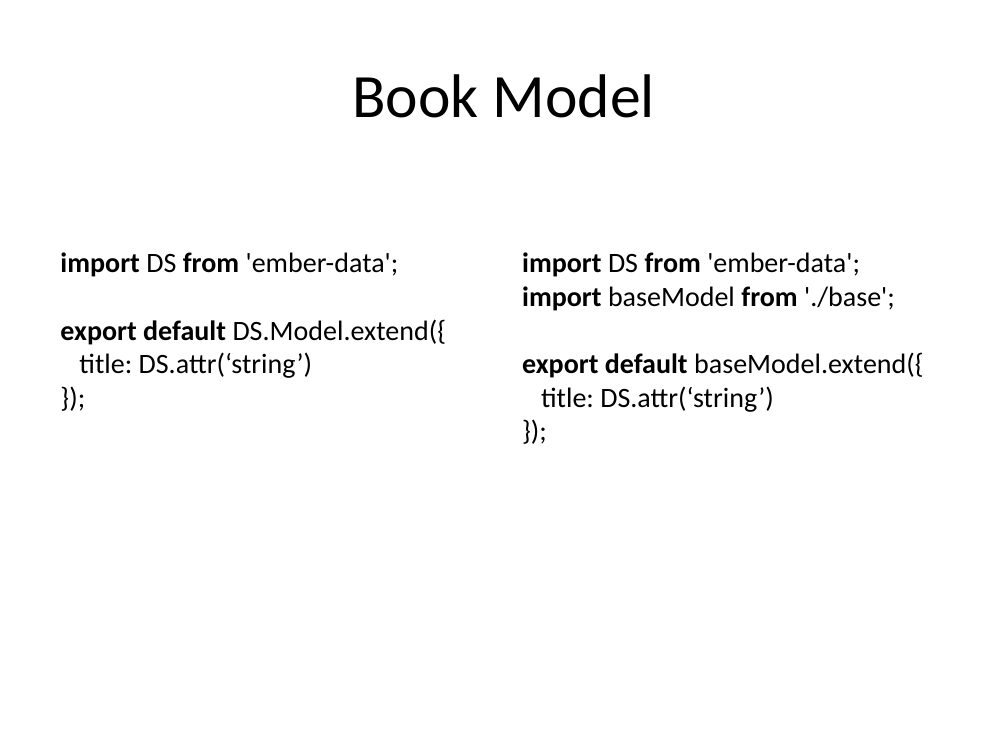
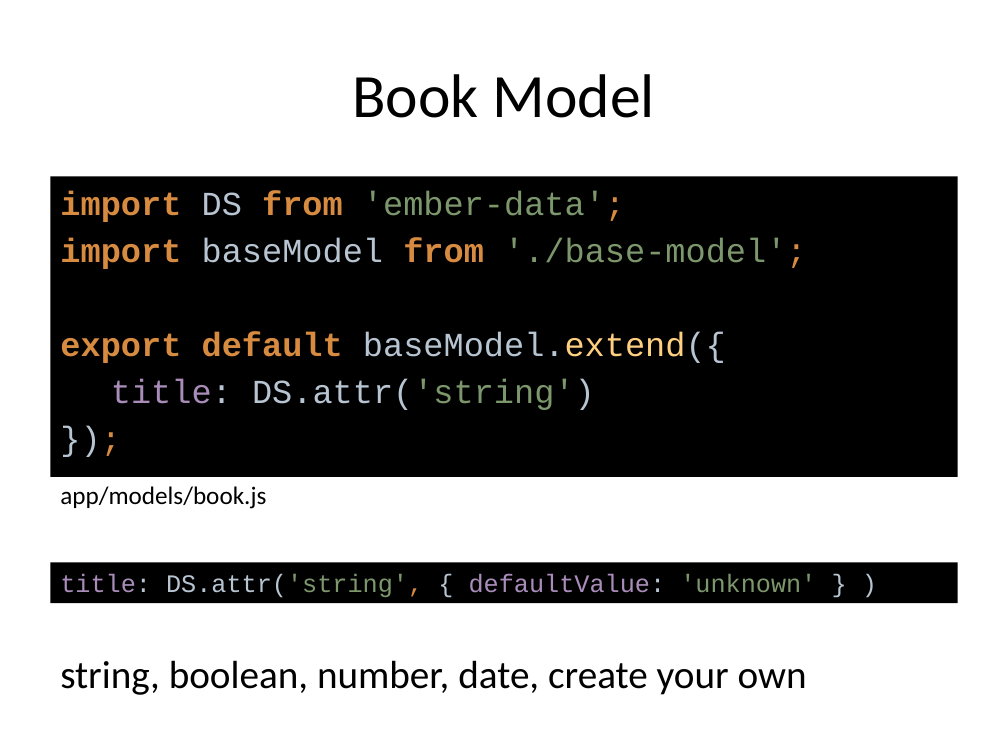
Before and after one commit to cah-brian-gantzler/ember-data-demo1, a slide deck: slide 16 of ember-data-demo1.pptx (slide 17 before the commit). Drawn at 1008x756 pixels with LibreOffice and Linux fonts; fonts in the diff are those of the drawing. Boxes give left, top, right and bottom in pixels: in the first picture for what was removed or moved away, otherwise in the second. Text is boxed around its words. In the diff, an @@ line names an element or a change of style, - is before the commit and + after.

```diff
--- a/ember-data-demo1.pptx
+++ b/ember-data-demo1.pptx
@@ text "import DS from 'ember-data';": place and size @@
-text "import DS from 'ember-data';" at box(522, 252, 924, 412)
+text "import DS from 'ember-data';" at box(50, 176, 958, 477)
@@ text "import DS from 'ember-data';" at box(50, 176, 958, 477): fill none to #000000 @@
@@ text at box(60, 190, 806, 410): text changed; size 20 to 24 pt; font Calibri to Courier New; text colour #000000 to #D78B40 @@
-import DS from 'ember-data';
-import baseModel from './base';
-export default baseModel.extend({
-title: DS.attr(‘string’)
-});
+import DS from 'ember-data';
+import baseModel from './base-model';
+export default baseModel.extend({
+title: DS.attr('string')
+});
@@ text removed at box(60, 252, 447, 378) @@
-import DS from 'ember-data';
-export default DS.Model.extend({
-title: DS.attr(‘string’)
-});
@@ text added at box(60, 486, 266, 509), 18 pt, text #000000 @@
+app/models/book.js
@@ rectangle added at box(50, 562, 958, 603), fill #000000, 18 pt, text #A98CB9 @@
+title: DS.attr('string', { defaultValue: 'unknown' } )
@@ text added at box(60, 660, 807, 695), 28 pt, text #000000 @@
+string, boolean, number, date, create your own
```
Also in this commit, not shown: 20 other slides changed, 8 slides added, 9 slides removed, 10 other files.
